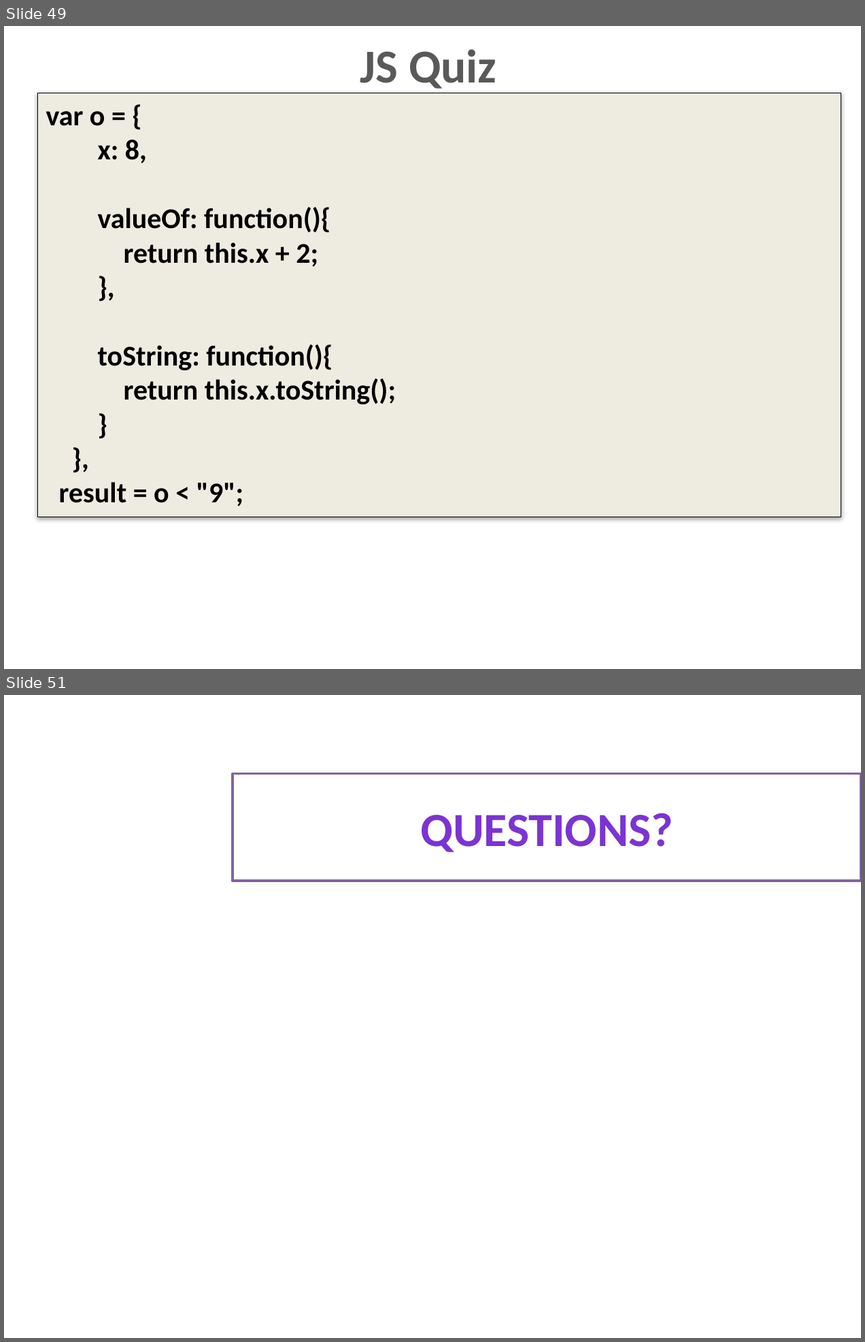
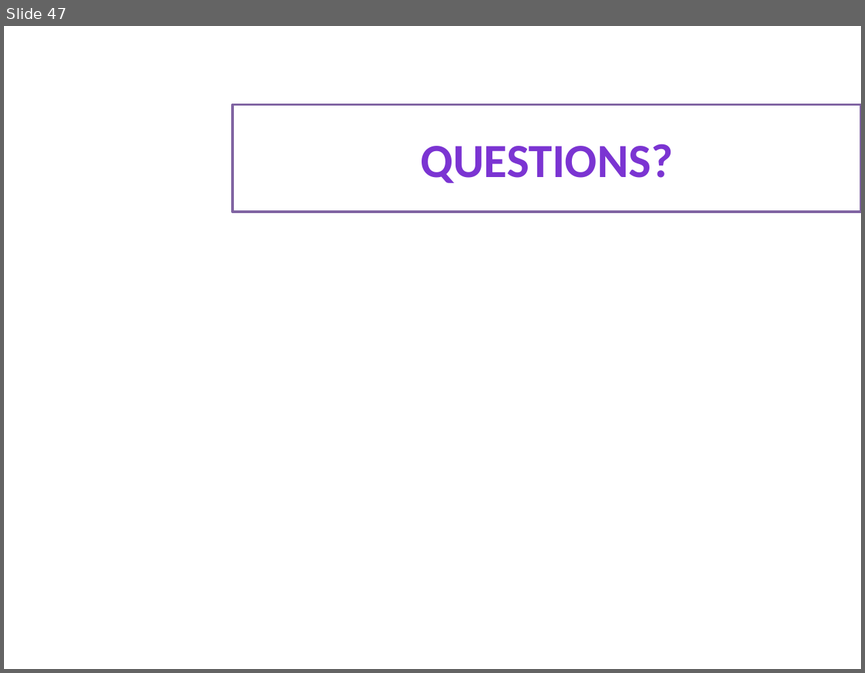
Before and after one commit to dzmitry-varabei/front-end-course, a slide deck: inheritance-in-javascript/Inheritance.pptx. Shown one above the other, each under a label of ours: slides 49 and 51 before the commit, slide 47 after it; the slides between them are not shown. The pictures are 865x1342 and 865x673 pixels, drawn with LibreOffice and Linux fonts; fonts in the diff are those of the drawing; background and template pictures are left out. Boxes give left, top, right and bottom in pixels: in the first picture for what was removed or moved away, otherwise in the second. Text is boxed around its words. In the diff, an @@ line names an element or a change of style, - is before the commit and + after.

```diff
--- a/inheritance-in-javascript/Inheritance.pptx
+++ b/inheritance-in-javascript/Inheritance.pptx
@@ slide 49 removed at (4,26,861,669), background #FFFFFF @@
@@ title removed at (360,49,496,93) @@
-JS Quiz
@@ rectangle removed at (37,93,841,517) @@
-var o = {
-x: 8,
-valueOf: function(){
-return this.x + 2;
-},
-toString: function(){
-return this.x.toString();
-}
-},
-result = o < "9";
@@ what was slide 51 is now slide 47 @@
```
Also in this commit, not shown: 11 slides changed, 1 slide added, 5 other slides removed.
